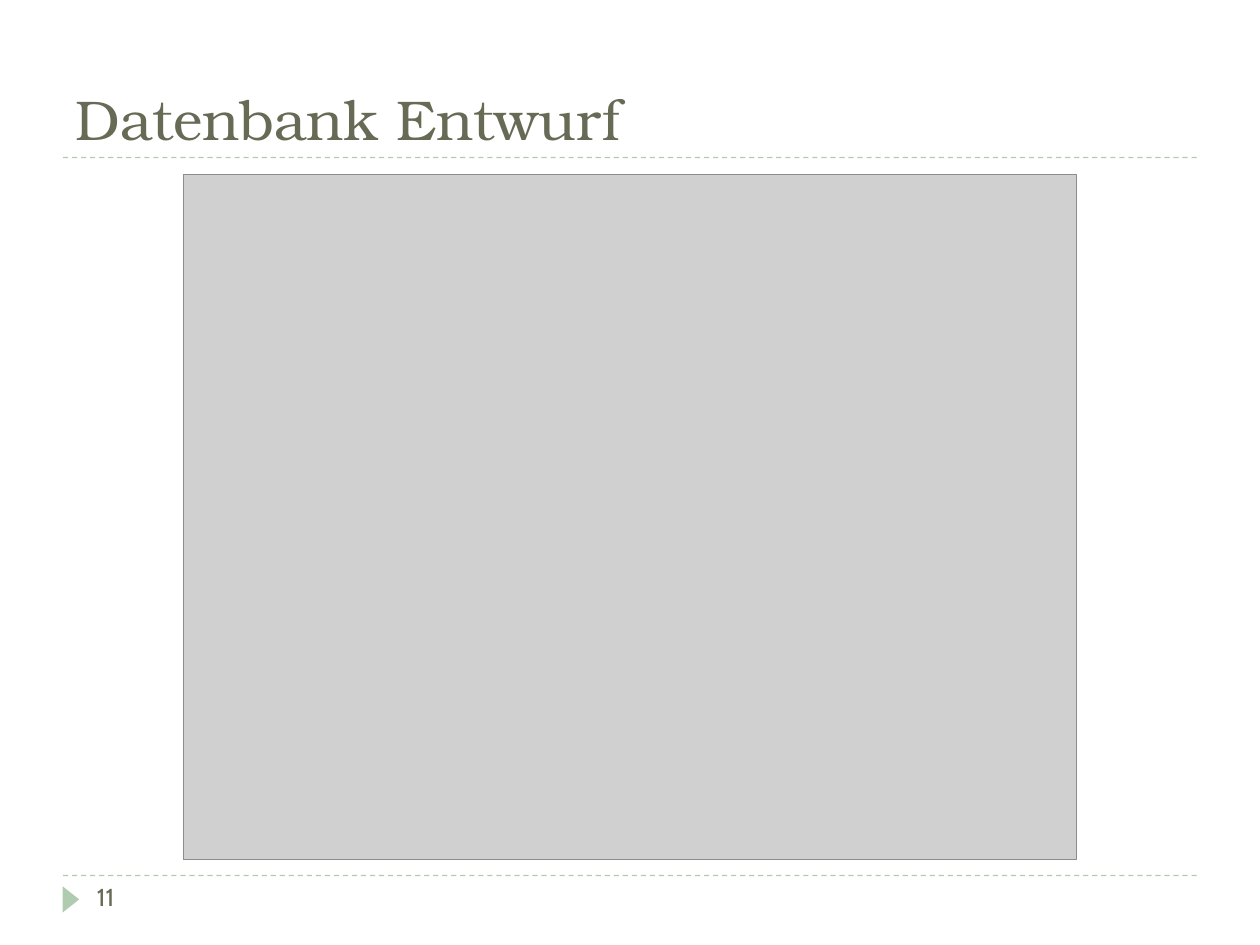
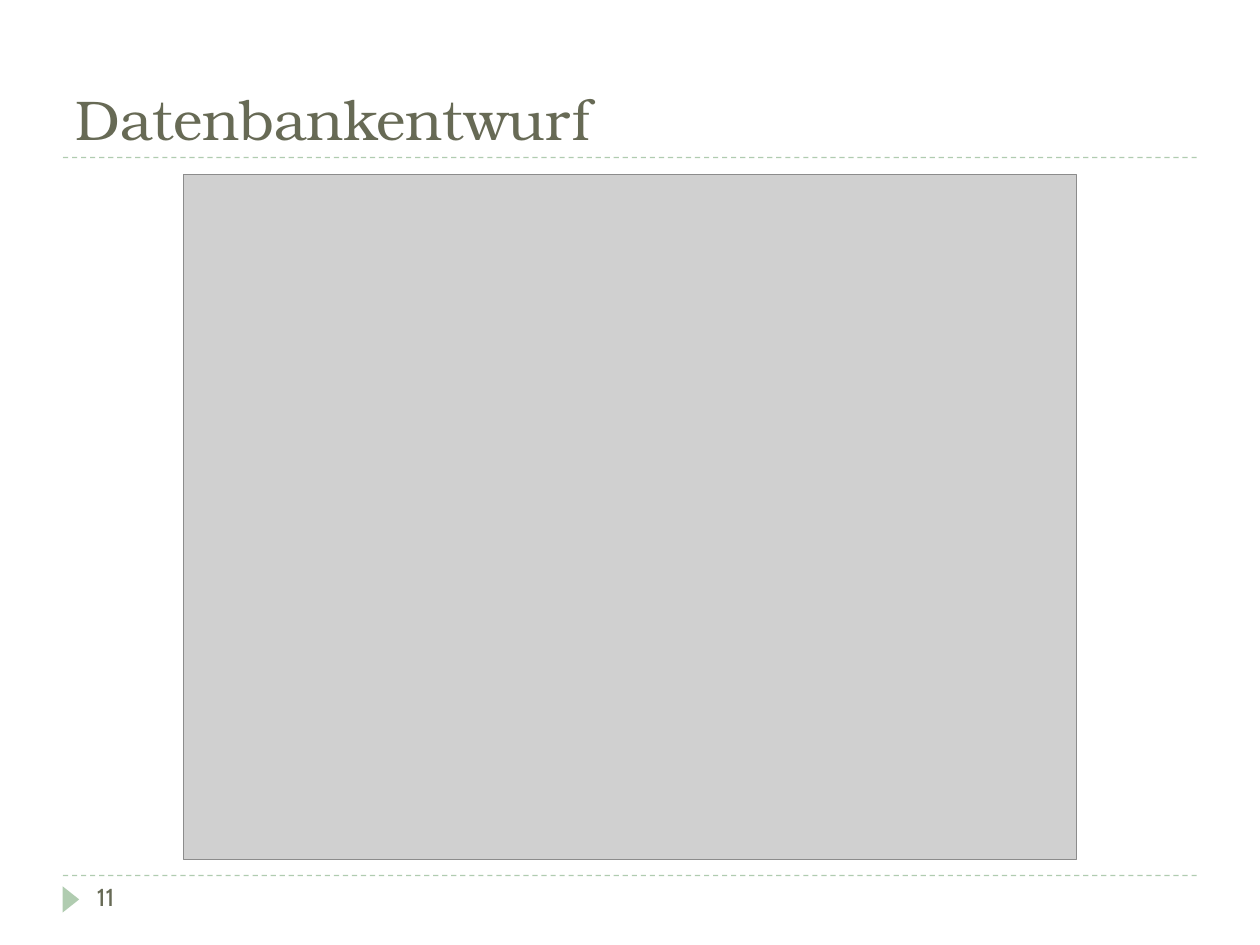
Before and after one commit to DarksideCode/Inventory-Management-System, a slide deck: slide 12 of Doku/Präsentation.pptx. Drawn at 1260x945 pixels with LibreOffice and Linux fonts; fonts in the diff are those of the drawing; grey boxes stand for pictures. Boxes give left, top, right and bottom in pixels: in the first picture for what was removed or moved away, otherwise in the second. Text is boxed around its words. In the diff, an @@ line names an element or a change of style, - is before the commit and + after.

```diff
--- a/Doku/Präsentation.pptx
+++ b/Doku/Präsentation.pptx
@@ title at [75, 99, 590, 141]: text changed @@
-Datenbank Entwurf
+Datenbankentwurf
```
Also in this commit, not shown: 8 other slides changed, 2 slides added, 2 other files.
